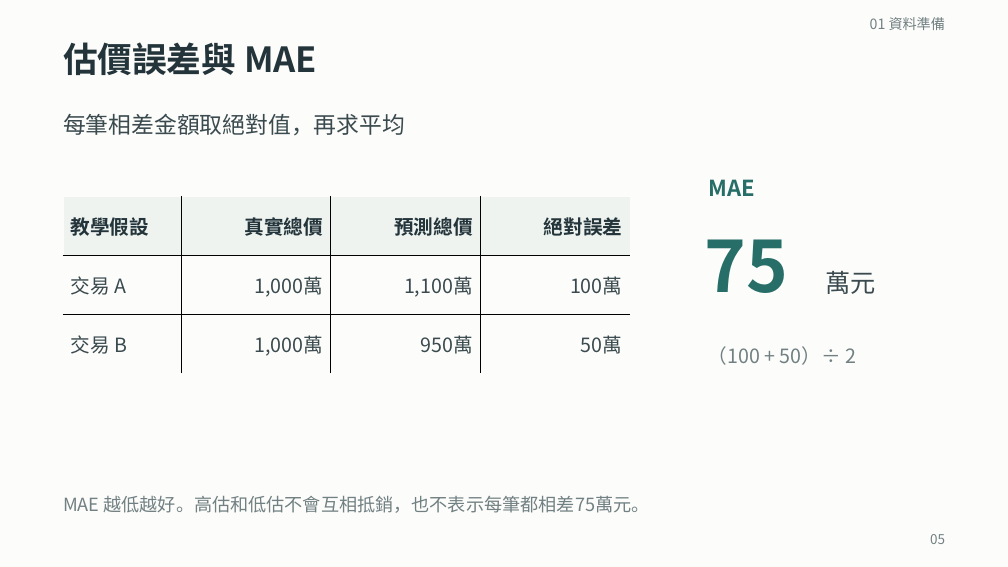
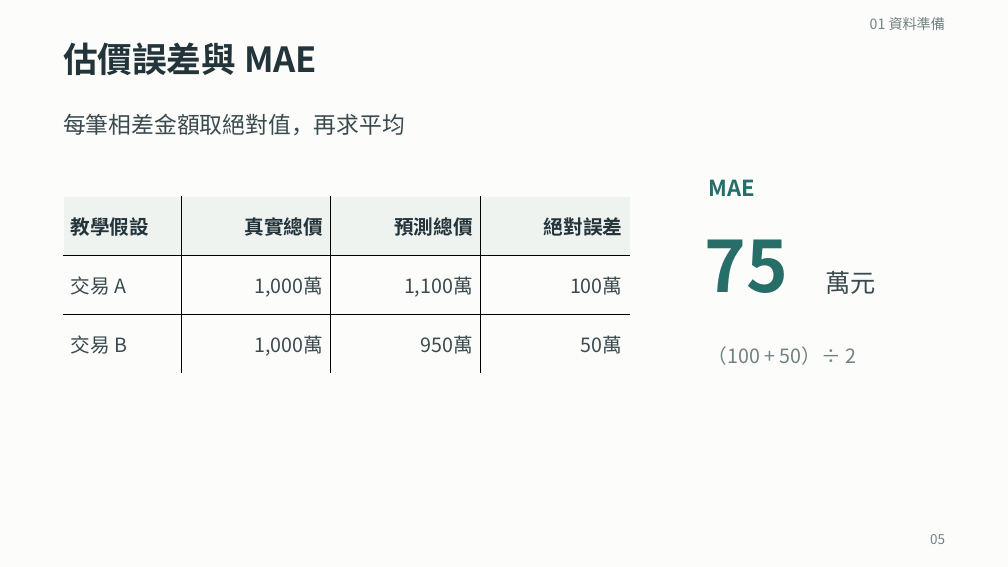
Before and after one commit to ziyi930108/nycu-house-price-regression, a slide deck: slide 5 of teaching/final_presentation/台灣房屋銷售價格預測挑戰賽_上台簡報.pptx. Drawn at 1008x567 pixels with LibreOffice and Linux fonts; fonts in the diff are those of the drawing. Boxes give left, top, right and bottom in pixels: in the first picture for what was removed or moved away, otherwise in the second. Text is boxed around its words. In the diff, an @@ line names an element or a change of style, - is before the commit and + after.

```diff
--- a/teaching/final_presentation/台灣房屋銷售價格預測挑戰賽_上台簡報.pptx
+++ b/teaching/final_presentation/台灣房屋銷售價格預測挑戰賽_上台簡報.pptx
@@ text removed at [63, 496, 650, 513] @@
-MAE 越低越好。高估和低估不會互相抵銷，也不表示每筆都相差75萬元。
```
Also in this commit, not shown: 14 other slides changed, 1 slide added, 4 slides removed, 52 other files.
